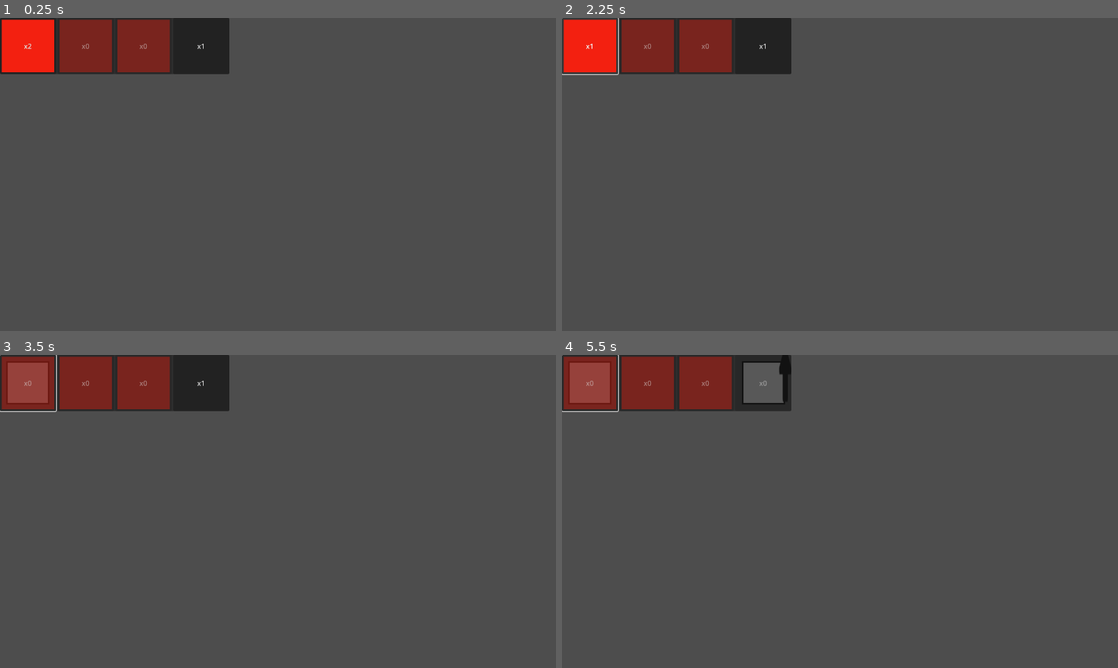
Above: before the commit, frames 1-4 (two rows, left to right).
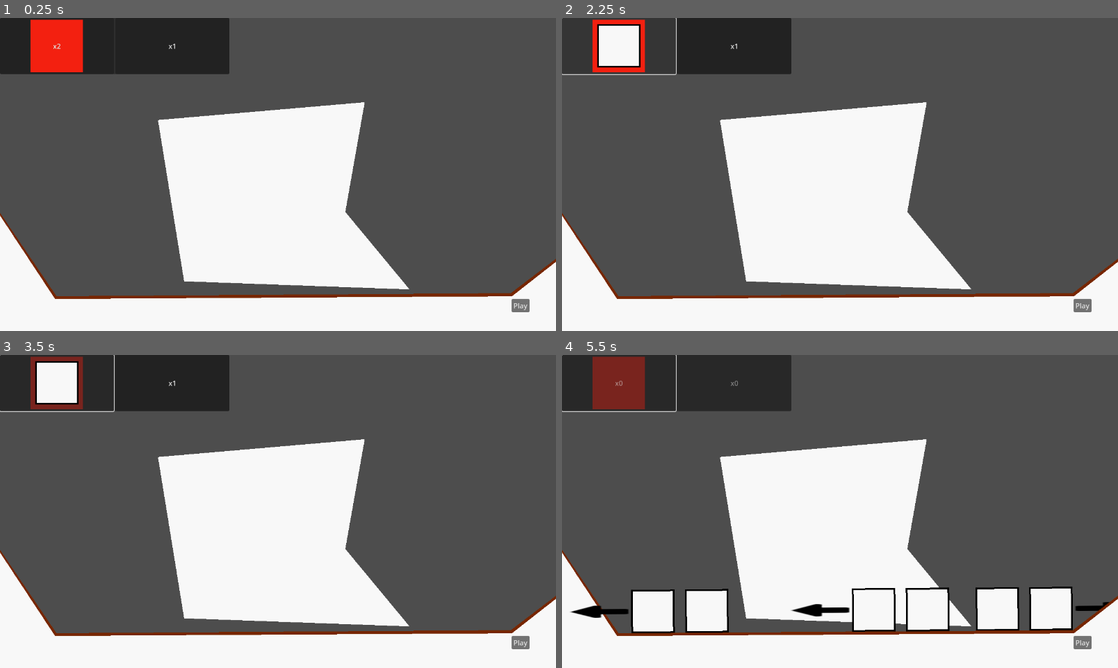
Above: after the commit, the same moments.

Repository: Xiul109/Basic_Principles_of_Autoreplicant_Engineering
Game: Godot game, scene res://main_scene.tscn
The game is run twice, just before and just after one commit, with the same random seed, the same clock (stepped at 60 frames per second) and the same inputs.
Inputs (mouse positions are in pixels of both pictures, inside the frame that each line leads up to):
- Up to frame 1 (0.25 s): no input
- Up to frame 2 (2.25 s): click (1084, 305) at 0.5 s, where only the run after the commit has a clickable "Play"; click (1084, 305) at 1.25 s, where only the run after the commit has a clickable "Play"; click "x2" at 2 s
- Up to frame 3 (3.5 s): click "x1" at 2.75 s
- Up to frame 4 (5.5 s): click "x1" at 3.5 s; click (1084, 642) at 4.25 s, where only the run after the commit has a clickable "Play"; move the mouse to (589, 383) at 5.02 s; hold Q (piece_rotation_clockwise) from 5.03 s (still down); click (589, 383) at 5.17 s

The runs differ from the first frame. In frame 1, 37% of the frame differs, in the area x 0-100%, y 0-100%; in frame 2, 38%; in frame 3, 37%; in frame 4, 42%.
Error before the commit: Attempt to call function 'check_all_pieces_in_area' in base 'null instance' on a null instance. (res://game_elements/levels/level.gd:12)

Commit message:
Added general level instantiator with all the base game mechanics

Diff:
--- /dev/null
+++ b/UI/level_interface.gd
@@ -0,0 +1,24 @@
+extends Control
+
+@onready var replicant_editor := $ReplicantEditor
+
+@export var level : Level :
+	set(new_level):
+		level = new_level
+		#add_child(level)
+		if replicant_editor != null:
+			replicant_editor.level = level
+
+# Called when the node enters the scene tree for the first time.
+func _ready():
+	pass
+
+
+func _on_play_button_pressed():
+	if level == null:
+		return
+	elif not replicant_editor.pieces_selector.are_all_pieces_placed():
+		return
+	var replicant := level.replicant
+	replicant.mode = Replicant.Mode.DEFAULT
+	level.timer.start()
--- /dev/null
+++ b/UI/level_interface.tscn
@@ -0,0 +1,58 @@
+[gd_scene load_steps=4 format=3 uid="uid://c3t66xpdrrig3"]
+
+[ext_resource type="Script" path="res://UI/level_interface.gd" id="1_c3b3j"]
+[ext_resource type="PackedScene" uid="uid://cnif1ug0p3h4l" path="res://UI/replicant_editor.tscn" id="1_s4ugr"]
+[ext_resource type="PackedScene" uid="uid://bkmnskaabvmoa" path="res://full_levels/level0.tscn" id="3_qfml0"]
+
+[node name="LevelInterface" type="Control"]
+layout_mode = 3
+anchors_preset = 0
+offset_right = 1283.0
+offset_bottom = 719.0
+mouse_filter = 1
+script = ExtResource("1_c3b3j")
+
+[node name="ReplicantEditor" parent="." node_paths=PackedStringArray("level") instance=ExtResource("1_s4ugr")]
+layout_mode = 1
+anchors_preset = 0
+anchor_right = 0.0
+anchor_bottom = 0.0
+grow_horizontal = 1
+grow_vertical = 1
+level = NodePath("../Level")
+
+[node name="Level" parent="." instance=ExtResource("3_qfml0")]
+
+[node name="PlayButton" type="Button" parent="."]
+layout_mode = 1
+anchors_preset = 3
+anchor_left = 1.0
+anchor_top = 1.0
+anchor_right = 1.0
+anchor_bottom = 1.0
+offset_left = -72.0
+offset_top = -50.0
+offset_right = -64.0
+offset_bottom = -42.0
+grow_horizontal = 0
+grow_vertical = 0
+text = "Play"
+
+[node name="StopButton" type="Button" parent="."]
+visible = false
+layout_mode = 1
+anchors_preset = 3
+anchor_left = 1.0
+anchor_top = 1.0
+anchor_right = 1.0
+anchor_bottom = 1.0
+offset_left = -72.0
+offset_top = -50.0
+offset_right = -64.0
+offset_bottom = -42.0
+grow_horizontal = 0
+grow_vertical = 0
+disabled = true
+text = "Stop"
+
+[connection signal="pressed" from="PlayButton" to="." method="_on_play_button_pressed"]
--- a/UI/piece_selector.gd
+++ b/UI/piece_selector.gd
@@ -9,6 +9,13 @@
 var buttons := []
 
 @onready var pieces_container = $pieces_container
+
+
+func are_all_pieces_placed() -> bool:
+	for piece in available_pieces:
+		if piece.count > 0:
+			return false
+	return true
 
 
 func _set_total_pieces(pieces : Array[LevelPieces]):
--- a/UI/placer.gd
+++ b/UI/placer.gd
@@ -11,6 +11,8 @@
 var parent
 var closest_object = null
 var button_index = 0
+
+var is_in_building_area := false
 
 var mode : Replicant.Mode :
 	set(new_mode):
@@ -66,17 +68,12 @@
 
 	return closest_point
 
-func _on_input_event(_viewport, event, _shape_idx):
-	if event is InputEventMouseButton and event.button_index == MOUSE_BUTTON_LEFT and event.pressed:
-		if mode == Replicant.Mode.PLACED:
-			mode = Replicant.Mode.EDITION
-
 func _input(event):
 	if event is not InputEventMouseButton:
 		return
 
 	if event.button_index == MOUSE_BUTTON_LEFT and event.pressed:
-		if mode == Replicant.Mode.EDITION:
+		if mode == Replicant.Mode.EDITION and is_in_building_area:
 			mode = Replicant.Mode.PLACED
 		elif mode == Replicant.Mode.PLACED and _mouse_in:
 			mode = Replicant.Mode.EDITION
--- a/UI/replicant_editor.gd
+++ b/UI/replicant_editor.gd
@@ -7,8 +7,7 @@
 		level = new_level
 		update_level()
 
-@onready var replicant = $Replicant
-@onready var pieces_selector = $PieceSelector
+@onready var pieces_selector := $PieceSelector
 
 
 # Called when the node enters the scene tree for the first time.
@@ -22,7 +21,9 @@
 	placer.mode = Replicant.Mode.EDITION
 	placer.button_index = button_i
 	placer.deleted.connect(_on_piece_deleted)
-	replicant.add_child(floating_piece)
+	# The name is mandatory to avoid problems on replication
+	floating_piece.name = "piece_%d_%d"%[button_i, pieces_selector.available_pieces[button_i].count]
+	level.replicant.add_child(floating_piece)
 
 
 func _on_piece_deleted(i: int):
@@ -30,7 +31,7 @@
 	pieces_selector.buttons[i].update_button()
 
 func update_level():
-	if pieces_selector == null:
+	if pieces_selector == null or level == null:
 		return
 	var pieces = level.pieces.duplicate()
 	if level.n_arrows > 0:
--- a/UI/replicant_editor.tscn
+++ b/UI/replicant_editor.tscn
@@ -1,7 +1,6 @@
-[gd_scene load_steps=4 format=3 uid="uid://cnif1ug0p3h4l"]
+[gd_scene load_steps=3 format=3 uid="uid://cnif1ug0p3h4l"]
 
 [ext_resource type="Script" path="res://UI/replicant_editor.gd" id="1_yilh0"]
-[ext_resource type="Script" path="res://game_elements/replicant.gd" id="2_qbejp"]
 [ext_resource type="PackedScene" uid="uid://ccqlvcmm8mb28" path="res://UI/piece_selector.tscn" id="3_lohb4"]
 
 [node name="ReplicantEditor" type="Control" node_paths=PackedStringArray("level")]
@@ -15,9 +14,6 @@
 script = ExtResource("1_yilh0")
 level = NodePath("")
 
-[node name="Replicant" type="Node2D" parent="."]
-script = ExtResource("2_qbejp")
-
 [node name="PieceSelector" parent="." instance=ExtResource("3_lohb4")]
 layout_mode = 0
 mouse_filter = 1
--- a/full_levels/level0.tscn
+++ b/full_levels/level0.tscn
@@ -1,25 +1,29 @@
-[gd_scene load_steps=4 format=3 uid="uid://bkmnskaabvmoa"]
+[gd_scene load_steps=6 format=3 uid="uid://bkmnskaabvmoa"]
 
-[ext_resource type="Script" path="res://game_elements/levels/level.gd" id="1_iup6q"]
-[ext_resource type="PackedScene" uid="uid://drv51lr1ckoja" path="res://game_elements/levels/elements/deleting_zone.tscn" id="2_63p50"]
-[ext_resource type="PackedScene" uid="uid://dmeisesvoqy1o" path="res://game_elements/levels/elements/target_zone.tscn" id="3_5t66d"]
+[ext_resource type="PackedScene" uid="uid://dx12p86m7rbs1" path="res://game_elements/levels/level.tscn" id="1_0up0k"]
+[ext_resource type="Script" path="res://game_elements/levels/elements/level_pieces.gd" id="2_u2v5e"]
+[ext_resource type="PackedScene" uid="uid://cytu78s7047jn" path="res://game_elements/shapes/square.tscn" id="3_k1lpa"]
+[ext_resource type="PackedScene" uid="uid://b4bfv74tx0ymn" path="res://game_elements/levels/elements/static_obstacle.tscn" id="4_ycc6e"]
 
-[node name="Level" type="Node2D"]
-script = ExtResource("1_iup6q")
+[sub_resource type="Resource" id="Resource_gy12u"]
+script = ExtResource("2_u2v5e")
+piece_type = ExtResource("3_k1lpa")
+count = 2
 
-[node name="Timer" type="Timer" parent="."]
-wait_time = 2.0
-one_shot = true
-autostart = true
+[node name="Level" instance=ExtResource("1_0up0k")]
+pieces = Array[ExtResource("2_u2v5e")]([SubResource("Resource_gy12u")])
+n_arrows = 1
 
-[node name="building_zone" parent="." instance=ExtResource("2_63p50")]
-modulate = Color(0.0705882, 1, 0.192157, 0.545098)
-position = Vector2(543.5, 193.5)
-scale = Vector2(13.2969, 5.54687)
+[node name="CollisionPolygon2D" parent="building_area" index="1"]
+polygon = PackedVector2Array(368, 241, 428, 604, 940, 626, 788, 451, 836, 200)
 
-[node name="sprite" parent="." instance=ExtResource("3_5t66d")]
-modulate = Color(1, 0.0980392, 1, 0.478431)
-position = Vector2(577, 798)
-scale = Vector2(9.64063, 5.73437)
+[node name="Replicant" parent="." index="2"]
+position = Vector2(667, 629)
 
-[connection signal="timeout" from="Timer" to="." method="check_if_pieces_in_zone"]
+[node name="static_obstacle" parent="." index="3" instance=ExtResource("4_ycc6e")]
+
+[node name="CollisionPolygon2D" parent="static_obstacle" index="1"]
+polygon = PackedVector2Array(-142, 238, 130, 640, 1176, 633, 1571, 332, 1457, 844, -137, 797)
+
+[editable path="building_area"]
+[editable path="static_obstacle"]
--- a/game_elements/levels/elements/building_zone.gd
+++ b/game_elements/levels/elements/building_zone.gd
@@ -12,14 +12,31 @@
 	print("Me han preguntado por: "+str(total_pieces)+"    Y yo le he dicho: "+str(pieces_are_in)+"   porqtengo estas piezas: "+str(overlapping_pieces))
 	return pieces_are_in
 
+func _get_placer(body: Node2D) -> Placer:
+	var placers = body.find_children("*", "Placer")
+	if placers.is_empty():
+		return null
+	return placers[0]
 
 func _on_body_entered(body: Node2D) -> void:
-	print("He entrado ahora")
-	#body.valid_position(true)
-	pass # Replace with function body.
+	var placer := _get_placer(body)
+	if placer != null:
+		placer.is_in_building_area = true
 
 
 func _on_body_exited(body: Node2D) -> void:
-	print("He saliddo ahora")
-	#body.valid_position(false)
-	pass # Replace with function body.
+	var placer := _get_placer(body)
+	if placer != null:
+		placer.is_in_building_area = false
+
+
+func _on_area_entered(area):
+	var placer := _get_placer(area)
+	if placer != null:
+		placer.is_in_building_area = true
+
+
+func _on_area_exited(area):
+	var placer := _get_placer(area)
+	if placer != null:
+		placer.is_in_building_area = true
--- a/game_elements/levels/elements/building_zone.tscn
+++ b/game_elements/levels/elements/building_zone.tscn
@@ -4,11 +4,17 @@
 [ext_resource type="PackedScene" uid="uid://pb72imfva3mt" path="res://game_elements/visual/polygon_view.tscn" id="2_htkdy"]
 
 [node name="building_zone" type="Area2D"]
+input_pickable = false
 script = ExtResource("1_pqxd3")
 
-[node name="PolygonView" parent="." instance=ExtResource("2_htkdy")]
+[node name="PolygonView" parent="." node_paths=PackedStringArray("collision") instance=ExtResource("2_htkdy")]
+position = Vector2(0, -3)
+color = Color(0.300713, 0.108457, 0.448092, 1)
+collision = NodePath("../CollisionPolygon2D")
 
 [node name="CollisionPolygon2D" type="CollisionPolygon2D" parent="."]
 
+[connection signal="area_entered" from="." to="." method="_on_area_entered"]
+[connection signal="area_exited" from="." to="." method="_on_area_exited"]
 [connection signal="body_entered" from="." to="." method="_on_body_entered"]
 [connection signal="body_exited" from="." to="." method="_on_body_exited"]
--- a/game_elements/levels/elements/static_obstacle.tscn
+++ b/game_elements/levels/elements/static_obstacle.tscn
@@ -7,5 +7,6 @@
 script = ExtResource("1_stb71")
 
 [node name="PolygonView" parent="." instance=ExtResource("2_32o3j")]
+color = Color(0.467077, 0.152368, 0.00432046, 1)
 
 [node name="CollisionPolygon2D" type="CollisionPolygon2D" parent="."]
--- a/game_elements/levels/level.gd
+++ b/game_elements/levels/level.gd
@@ -3,11 +3,24 @@
 
 @export var pieces : Array[LevelPieces]
 @export var n_arrows : int = 0
-@onready var building_area: Area2D = $building_zone/building_area
 
+@onready var building_area: Area2D = $building_area
+@onready var replicant : Replicant = $Replicant
+@onready var timer = $Timer
 
-func check_if_pieces_in_zone():
-	print("Chequeo piezas")
-	var pieces_in_zone:=false
-	pieces_in_zone = building_area.check_all_pieces_in_area(pieces.size())
-	print("pieces in zone: "+str(pieces_in_zone))
+var active_replicants : Array[Replicant]
+
+#func check_if_pieces_in_zone(body: Node2D):
+	#print("Chequeo piezas")
+	#var pieces_in_zone:=false
+	##pieces_in_zone = building_area.check_all_pieces_in_area(pieces.size())
+	#print("pieces in zone: "+str(pieces_in_zone))
+
+func _ready():
+	active_replicants.append(replicant)
+
+func _on_timer_timeout():
+	var new_replicants : Array[Replicant]
+	for repli in active_replicants:
+		new_replicants.append_array(repli.replicate())
+	active_replicants = new_replicants
--- a/game_elements/levels/level.tscn
+++ b/game_elements/levels/level.tscn
@@ -1,19 +1,19 @@
-[gd_scene load_steps=3 format=3 uid="uid://dx12p86m7rbs1"]
+[gd_scene load_steps=4 format=3 uid="uid://dx12p86m7rbs1"]
 
 [ext_resource type="Script" path="res://game_elements/levels/level.gd" id="1_rrg4g"]
-[ext_resource type="PackedScene" uid="uid://drv51lr1ckoja" path="res://game_elements/levels/elements/deleting_zone.tscn" id="2_5xhsn"]
+[ext_resource type="PackedScene" uid="uid://dys5j8wks35vc" path="res://game_elements/levels/elements/building_zone.tscn" id="2_5xhsn"]
+[ext_resource type="PackedScene" uid="uid://osug8tsxi54w" path="res://game_elements/replicant.tscn" id="3_c8gsi"]
 
 [node name="Level" type="Node2D"]
 script = ExtResource("1_rrg4g")
 
+[node name="Timer" type="Timer" parent="."]
+wait_time = 0.5
+
 [node name="building_area" parent="." instance=ExtResource("2_5xhsn")]
-position = Vector2(290.351, 281.906)
-rotation = 1.79044
-scale = Vector2(4.10597, 2.80375)
 
-[node name="Timer" type="Timer" parent="."]
-wait_time = 2.0
-one_shot = true
-autostart = true
+[node name="Replicant" parent="." instance=ExtResource("3_c8gsi")]
 
-[connection signal="timeout" from="Timer" to="." method="check_if_pieces_in_zone"]
+[connection signal="timeout" from="Timer" to="." method="_on_timer_timeout"]
+
+[editable path="building_area"]
--- a/game_elements/replica_arrow.gd
+++ b/game_elements/replica_arrow.gd
@@ -1,5 +1,5 @@
 class_name ReplicaArrow
-extends RayCast2D
+extends Area2D
 
 @onready var icon = $icon.texture
 
@@ -14,4 +14,5 @@
 
 func _on_placer_mode_changed(new_mode):
 	if new_mode == Replicant.Mode.PLACED and $placer.closest_object != null:
-		reparent($placer.closest_object)
+		var new_parent = $placer.closest_object.find_child("replica_arrows", false)
+		reparent(new_parent)
--- a/game_elements/replica_arrow.tscn
+++ b/game_elements/replica_arrow.tscn
@@ -7,9 +7,12 @@
 [sub_resource type="RectangleShape2D" id="RectangleShape2D_vjsr3"]
 size = Vector2(20, 133)
 
-[node name="ReplicaArrow" type="RayCast2D"]
-target_position = Vector2(0, -114)
+[node name="ReplicaArrow" type="Area2D"]
 script = ExtResource("1_0st5e")
+
+[node name="CollisionShape2D" type="CollisionShape2D" parent="."]
+position = Vector2(-1, -68.5)
+shape = SubResource("RectangleShape2D_vjsr3")
 
 [node name="icon" type="Sprite2D" parent="."]
 position = Vector2(0, -73.5)
@@ -20,12 +23,6 @@
 script = ExtResource("3_rjx7b")
 movement_type = 1
 
-[node name="Area2D" type="Area2D" parent="."]
-
-[node name="CollisionShape2D" type="CollisionShape2D" parent="Area2D"]
-position = Vector2(-1, -68.5)
-shape = SubResource("RectangleShape2D_vjsr3")
-
+[connection signal="mouse_entered" from="." to="placer" method="_on_mouse_entered"]
+[connection signal="mouse_exited" from="." to="placer" method="_on_mouse_exited"]
 [connection signal="mode_changed" from="placer" to="." method="_on_placer_mode_changed"]
-[connection signal="mouse_entered" from="Area2D" to="placer" method="_on_mouse_entered"]
-[connection signal="mouse_exited" from="Area2D" to="placer" method="_on_mouse_exited"]
--- a/game_elements/replicant.gd
+++ b/game_elements/replicant.gd
@@ -4,26 +4,36 @@
 enum Mode {DEFAULT, PLACED, EDITION, PREVIEW}
 
 @export var pieces : Array[Piece]
-# Called when the node enters the scene tree for the first time.
-func _ready():
-	pass # Replace with function body.
+@export var mode : Mode = Mode.EDITION : set=_mode_set
 
-
-# Called every frame. 'delta' is the elapsed time since the previous frame.
-func _process(_delta):
-	pass
 
 func replicate() -> Array[Replicant]:
 	var replicas : Array[Replicant] = []
 	for piece in pieces:
 		for arrow in piece.replica_arrows:
-			var replica := duplicate()
+			var replica := duplicate(4)
 			replica.global_position = arrow.global_position
 			replica.global_rotation = \
-				piece.global_rotation + \
-				(arrow.target_position - arrow.position).angle() \
-				+ PI/2 # This is added, because the intuition is that up arrow is considered no rotation
+				piece.global_rotation + arrow.global_rotation
+				# This is added, because the intuition is that up arrow is considered no rotation
 
 			get_parent().add_child(replica)
 			replicas.append(replica)
 	return replicas
+
+func _mode_set(new_mode: Mode):
+	mode = new_mode
+	for child in get_children():
+		var placers = child.find_children("*", "Placer")
+		if len(placers) > 0:
+			placers[0].mode = mode
+
+
+func _on_child_entered_tree(node):
+	if node is Piece:
+		pieces.append(node)
+
+
+func _on_child_exiting_tree(node):
+	if node is Piece and node in pieces:
+		pieces.erase(node)
--- a/game_elements/replicant.tscn
+++ b/game_elements/replicant.tscn
@@ -4,3 +4,6 @@
 
 [node name="Replicant" type="Node2D"]
 script = ExtResource("1_43msj")
+
+[connection signal="child_entered_tree" from="." to="." method="_on_child_entered_tree"]
+[connection signal="child_exiting_tree" from="." to="." method="_on_child_exiting_tree"]
--- a/game_elements/shapes/piece.gd
+++ b/game_elements/shapes/piece.gd
@@ -10,6 +10,7 @@
 # Called when the node enters the scene tree for the first time.
 func _ready():
 	shape.collision = $collision
+
 
 
 func _on_replica_arrows_child_entered_tree(node: Node):
--- a/game_elements/visual/polygon_view.gd
+++ b/game_elements/visual/polygon_view.gd
@@ -11,7 +11,8 @@
 # Called when the node enters the scene tree for the first time.
 func _collision_set(new_collision : CollisionPolygon2D):
 	collision = new_collision
-	update_view()
+	if inner_shape != null:
+		update_view()
 
 func update_view():
 	if collision == null:
--- a/game_elements/visual/polygon_view.tscn
+++ b/game_elements/visual/polygon_view.tscn
@@ -4,9 +4,7 @@
 
 [node name="PolygonView" type="Polygon2D"]
 color = Color(0, 0, 0, 1)
-polygon = PackedVector2Array(-662.097, -793.619, 964.231, -784.051, 900.99, 704.248, -501.26, 675.543)
 script = ExtResource("1_jk3a2")
 
 [node name="InnerShape" type="Polygon2D" parent="."]
 color = Color(0.973535, 0.973535, 0.973535, 1)
-polygon = PackedVector2Array(-662.097, -793.619, 964.231, -784.051, 900.99, 704.248, -501.26, 675.543)
--- a/main_scene.tscn
+++ b/main_scene.tscn
@@ -1,38 +1,13 @@
-[gd_scene load_steps=8 format=3 uid="uid://cnh57qej5dk3w"]
+[gd_scene load_steps=2 format=3 uid="uid://cnh57qej5dk3w"]
 
-[ext_resource type="PackedScene" uid="uid://cnif1ug0p3h4l" path="res://UI/replicant_editor.tscn" id="1_ar5rs"]
-[ext_resource type="PackedScene" uid="uid://dx12p86m7rbs1" path="res://game_elements/levels/level.tscn" id="2_5wesm"]
-[ext_resource type="Script" path="res://game_elements/levels/elements/level_pieces.gd" id="3_vu36f"]
-[ext_resource type="PackedScene" uid="uid://cytu78s7047jn" path="res://game_elements/shapes/square.tscn" id="4_dlnmr"]
-
-[sub_resource type="Resource" id="Resource_js02r"]
-script = ExtResource("3_vu36f")
-piece_type = ExtResource("4_dlnmr")
-count = 2
-
-[sub_resource type="Resource" id="Resource_ocmf3"]
-script = ExtResource("3_vu36f")
-piece_type = ExtResource("4_dlnmr")
-count = null
-
-[sub_resource type="Resource" id="Resource_mwupm"]
-script = ExtResource("3_vu36f")
-piece_type = ExtResource("4_dlnmr")
-count = 0
+[ext_resource type="PackedScene" uid="uid://c3t66xpdrrig3" path="res://UI/level_interface.tscn" id="1_75evr"]
 
 [node name="MainScene" type="Control"]
 layout_mode = 3
 anchors_preset = 0
+mouse_filter = 1
 
-[node name="LevelInterface" type="Control" parent="."]
-anchors_preset = 0
-offset_right = 40.0
-offset_bottom = 40.0
+[node name="LevelInterface" parent="." node_paths=PackedStringArray("level") instance=ExtResource("1_75evr")]
+level = NodePath("Level")
 
-[node name="ReplicantEditor" parent="LevelInterface" node_paths=PackedStringArray("level") instance=ExtResource("1_ar5rs")]
-layout_mode = 1
-level = NodePath("../Level")
-
-[node name="Level" parent="LevelInterface" instance=ExtResource("2_5wesm")]
-pieces = Array[ExtResource("3_vu36f")]([SubResource("Resource_js02r"), SubResource("Resource_ocmf3"), SubResource("Resource_mwupm")])
-n_arrows = 1
+[editable path="LevelInterface"]
